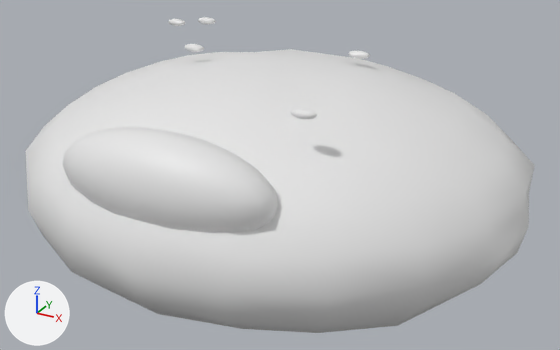
The glTF model models/catch_breads/bread_koshian.glb: old version first, new version second.
Before and after are seen from a 50 mm lens placed at (0.553, -0.987, 0.488), pointed at (0.012, -0.002, -0.004). The axes (+X, +Y, +Z) are drawn at lower left. The lights are the same throughout. The picture after the commit comes second. Where no turn or scale is listed for an object, it has been applied to the vertices.

The first picture shows 'こしあんのぞき窓', 'ふっくらした生地.010', '黒ごま', '黒ごま.001', '黒ごま.002', '黒ごま.003', '黒ごま.004'.
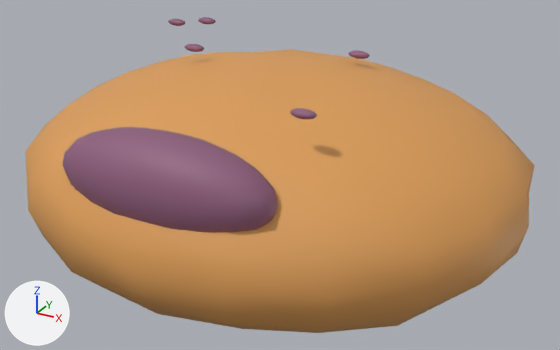
Diff of the bpy script that builds the scene:
```diff
--- a/models/catch_breads/bread_koshian.glb.py
+++ b/models/catch_breads/bread_koshian.glb.py
@@ mat_焼きたての山吹色 @@
 mat_焼きたての山吹色 = principled_material('焼きたての山吹色')
-mat_焼きたての山吹色.base_color = (0.8, 0.8, 0.8)  # white #e7e7e7
+mat_焼きたての山吹色.base_color = (0.72, 0.34, 0.095)  # orange #dd9e57
@@ mat_レーズン @@
 mat_レーズン = principled_material('レーズン')
-mat_レーズン.base_color = (0.8, 0.8, 0.8)  # white #e7e7e7
+mat_レーズン.base_color = (0.27, 0.11, 0.2)  # purple #8e5d7c
```

What differs and where, as boxes (x1, y1, x2, y2) in the pictures (560 x 350 px):
'ふっくらした生地.010', recoloured (white to orange): (25, 49, 535, 333) in both
'こしあんのぞき窓', recoloured (white to purple): (62, 127, 278, 232) in both
'黒ごま.004', recoloured (white to purple): (290, 108, 317, 120) in both
'黒ごま.002', recoloured: (348, 50, 370, 59) in both
'黒ごま.001', recoloured: (185, 44, 204, 52) in both
'黒ごま', recoloured: (198, 17, 216, 24) in both
'黒ごま.003', recoloured: (168, 19, 185, 26) in both
